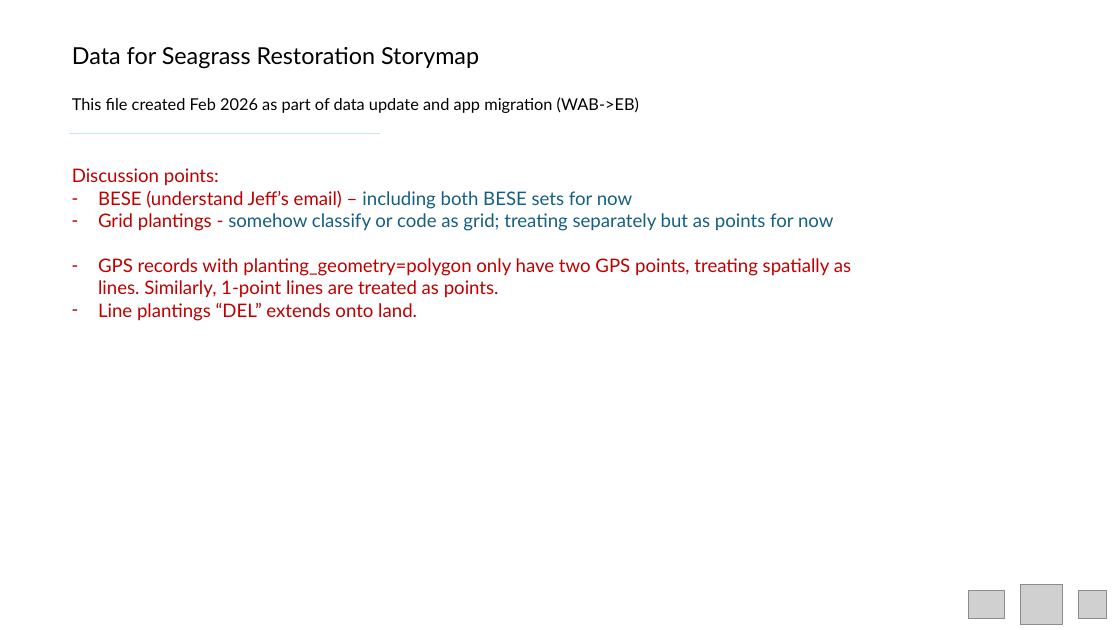
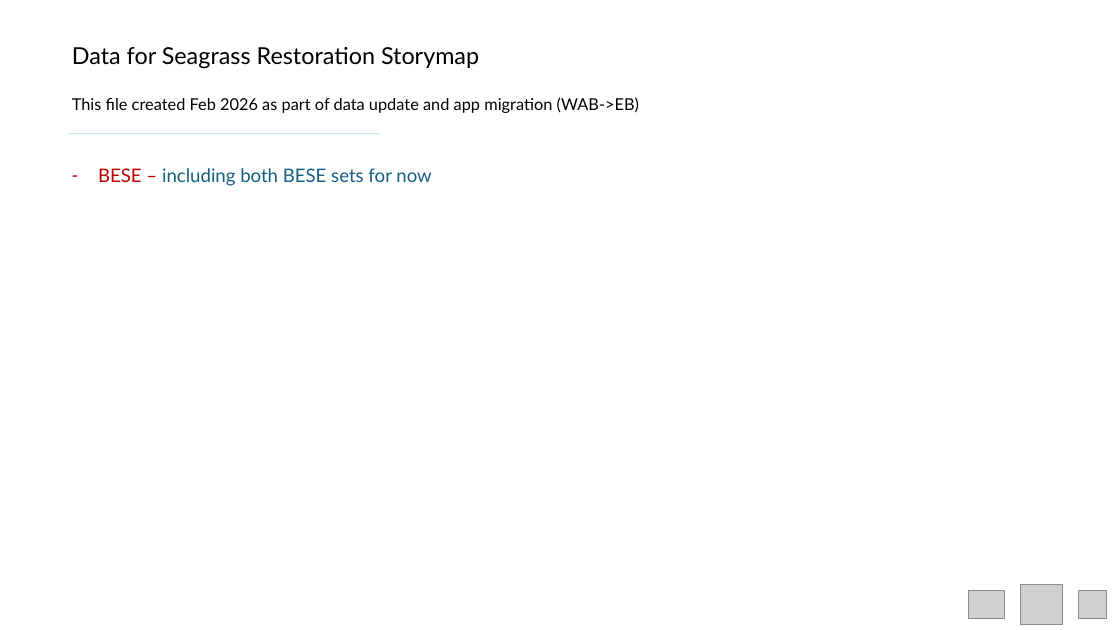
Before and after one commit to WA-Nearshore/seagrass-restoration-processing, a slide deck: slide 1 of docs/seagrass_restoration_storymap_notes.pptx. Drawn at 1120x630 pixels with LibreOffice and Linux fonts; fonts in the diff are those of the drawing; grey boxes stand for pictures. Boxes give left, top, right and bottom in pixels: in the first picture for what was removed or moved away, otherwise in the second. Text is boxed around its words. In the diff, an @@ line names an element or a change of style, - is before the commit and + after.

```diff
--- a/docs/seagrass_restoration_storymap_notes.pptx
+++ b/docs/seagrass_restoration_storymap_notes.pptx
@@ text at (98, 168, 431, 186): text changed; text colour #C00000 to #156082 @@
-Discussion points:
-– BESE (understand Jeff’s email) – including both BESE sets for now
-– Grid plantings - somehow classify or code as grid; treating separately but as points for now
-– GPS records with planting_geometry=polygon only have two GPS points, treating spatially as lines. Similarly, 1-point lines are treated as points.
-– Line plantings “DEL” extends onto land.
+– BESE – including both BESE sets for now
```
Also in this commit, not shown: 1 other slide changed, 1 slide added, 1 slide removed, 1 other file.
